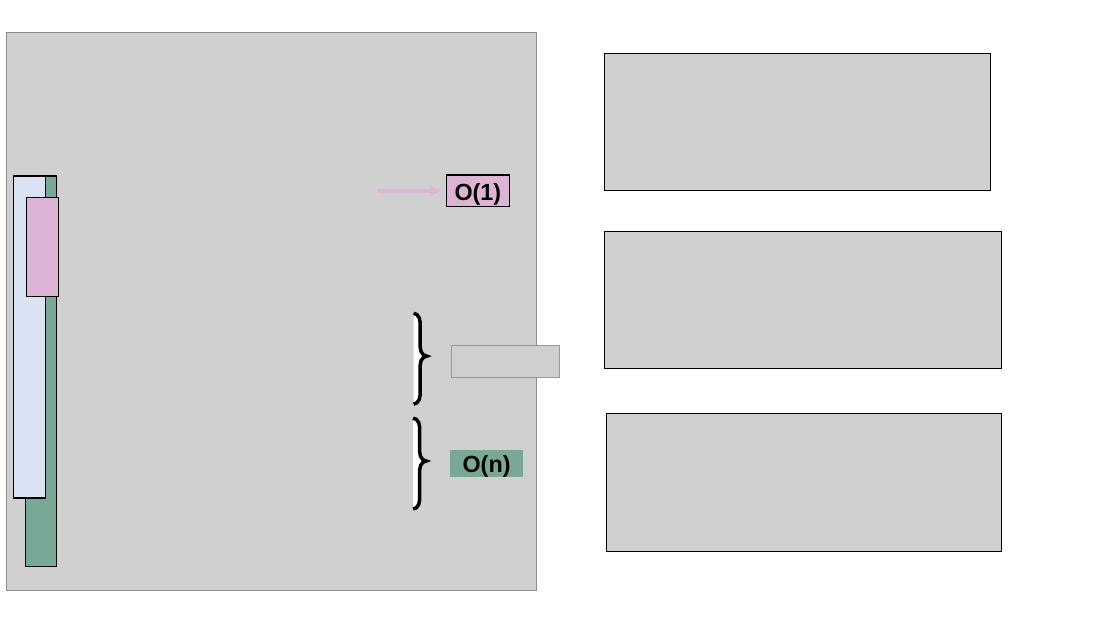
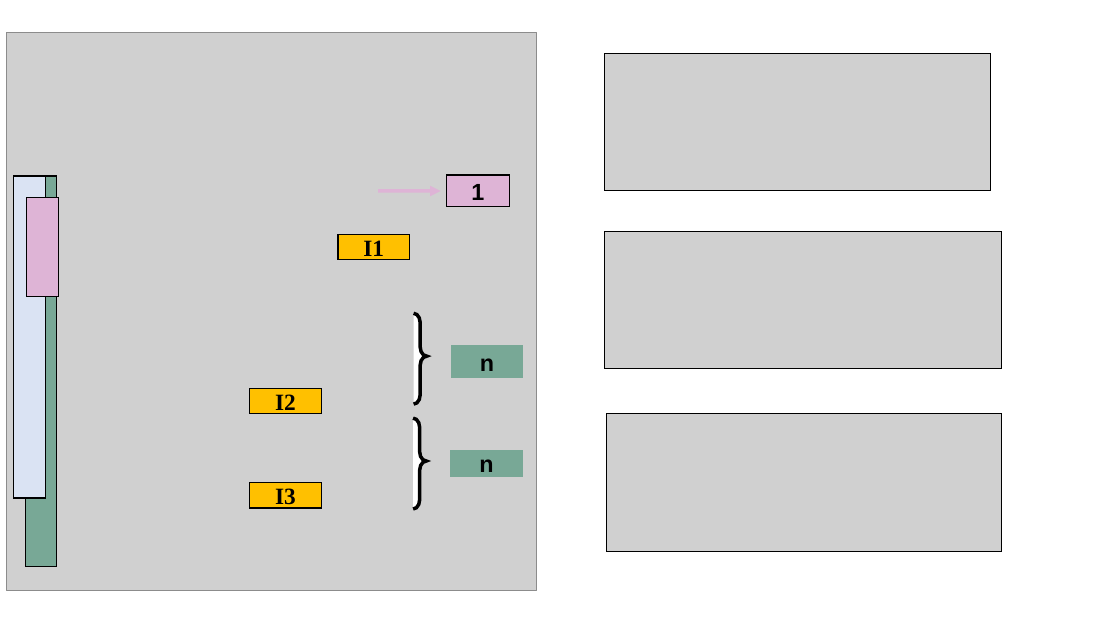
Before and after one commit to brokenerk/Analisis-Algoritmos, a slide deck: slide 6 of Practica2/AnalisisCotas.pptx (slide 5 before the commit). Drawn at 1120x630 pixels with LibreOffice and Linux fonts; fonts in the diff are those of the drawing; grey boxes stand for pictures. Boxes give left, top, right and bottom in pixels: in the first picture for what was removed or moved away, otherwise in the second. Text is boxed around its words. In the diff, an @@ line names an element or a change of style, - is before the commit and + after.

```diff
--- a/Practica2/AnalisisCotas.pptx
+++ b/Practica2/AnalisisCotas.pptx
@@ text in rectangle at (471, 184, 484, 200): text changed @@
-O(1)
+1
@@ rectangle added at (338, 234, 409, 260), fill #FFC000, outline #000000 1 pt, 20 pt, text #000000, bold @@
+I1
@@ picture removed at (451, 346, 560, 378) @@
@@ rectangle added at (451, 346, 522, 378), fill #78A896, outline #78A896 1 pt, 20 pt, text #000000, bold @@
+n
@@ rectangle added at (250, 388, 321, 413), fill #FFC000, outline #000000 1 pt, 20 pt, text #000000, bold @@
+I2
@@ text in rectangle at (479, 459, 493, 478): text changed @@
-O(n)
+n
@@ rectangle added at (250, 483, 321, 508), fill #FFC000, outline #000000 1 pt, 20 pt, text #000000, bold @@
+I3
```
Also in this commit, not shown: 1 slide added, 6 other files.
